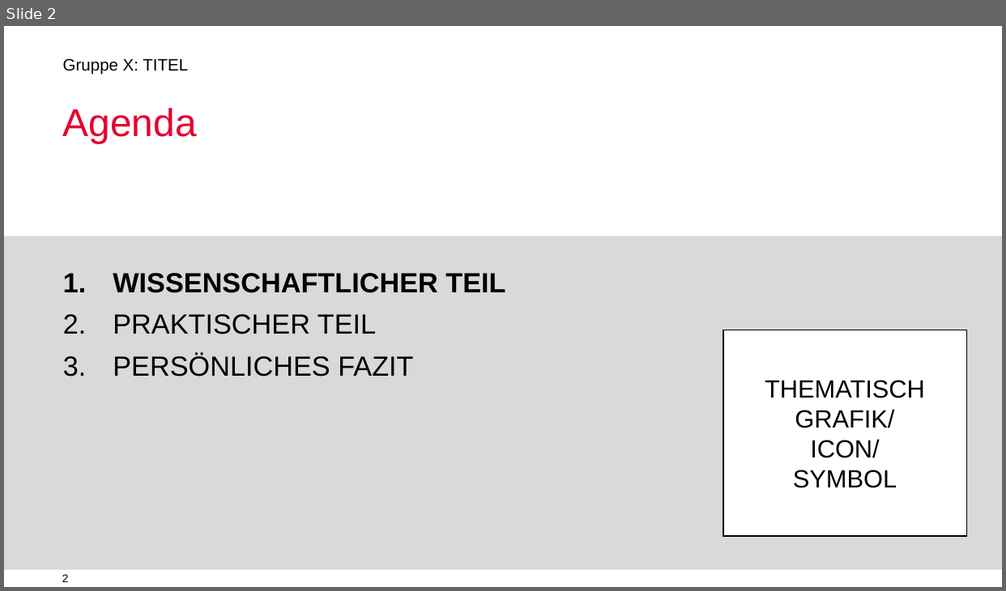
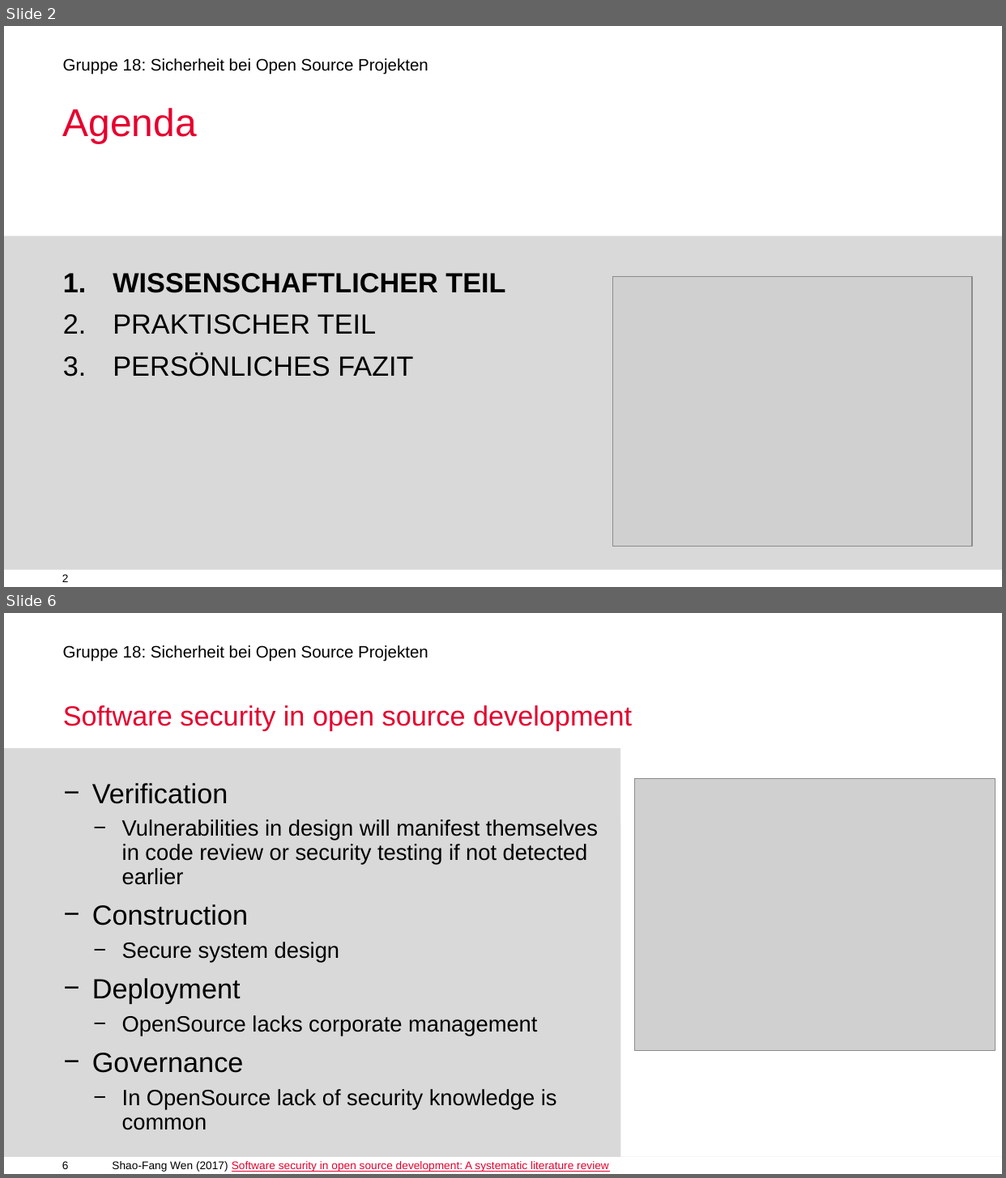
Before and after one commit to jimyouare/digitalenachhaltigkeit, a slide deck: Vortrag/VORLAGE Gruppenpraesentationen(1).pptx. Shown one above the other, each under a label of ours: slide 2 before the commit, slides 2 and 6 after it; the slides between them are not shown. The pictures are 1006x591 and 1006x1178 pixels, drawn with LibreOffice and Linux fonts; fonts in the diff are those of the drawing; grey boxes stand for pictures; background and template pictures are left out. Boxes give left, top, right and bottom in pixels: in the first picture for what was removed or moved away, otherwise in the second. Text is boxed around its words. In the diff, an @@ line names an element or a change of style, - is before the commit and + after.

```diff
--- a/Vortrag/VORLAGE Gruppenpraesentationen(1).pptx
+++ b/Vortrag/VORLAGE Gruppenpraesentationen(1).pptx
@@ slide 6 added at [4,613,1002,1174], background #FFFFFF; not listed: 3 template elements that a slide beside it also shows @@
@@ title added at [63,705,632,730], 20 pt, text #E6002E @@
+Software security in open source development
@@ rectangle added at [4,747,620,1157], fill #D9D9D9 @@
@@ rectangle added at [620,747,1002,1157], fill #FFFFFF @@
@@ picture added at [635,779,995,1051] @@
@@ text added at [92,783,598,1131], 16 pt, text #000000 @@
+− Verification
+  − Vulnerabilities in design will manifest themselves in code review or security testing if not detected earlier
+− Construction
+  − Secure system design
+− Deployment
+  − OpenSource lacks corporate management
+− Governance
+  − In OpenSource lack of security knowledge is common
@@ text added at [112,1161,609,1172], 8 pt, text #E6002E, underline @@
+Shao-Fang Wen (2017) Software security in open source development: A systematic literature review
@@ slide 2 changed as well @@
@@ text at [63,58,428,75]: text changed @@
-Gruppe X: TITEL
+Gruppe 18: Sicherheit bei Open Source Projekten
@@ picture added at [613,276,972,546] @@
@@ rectangle removed at [722,331,966,536] @@
-THEMATISCH GRAFIK/
-ICON/
-SYMBOL
```
Also in this commit, not shown: 3 other slides changed, 9 other slides added, 7 slides removed, 5 other files.
